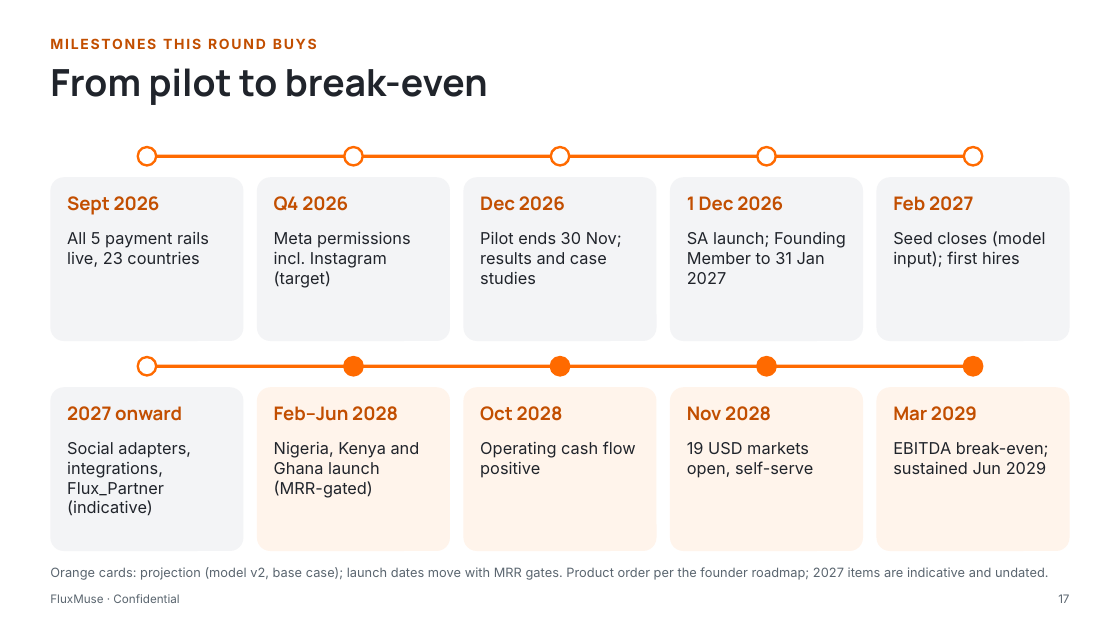
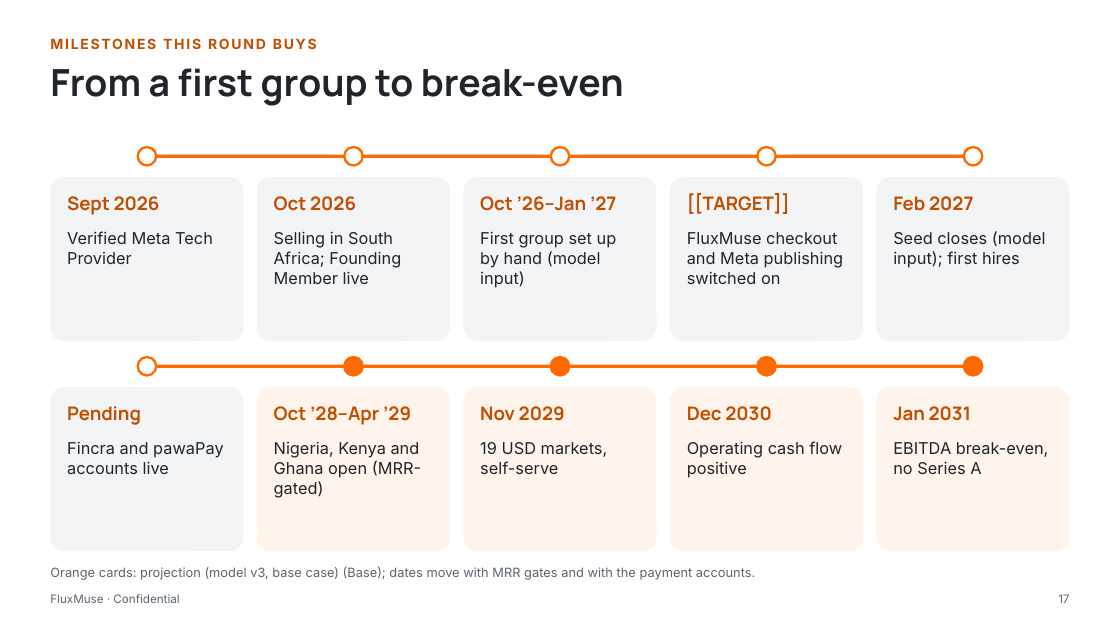
Before and after one commit to embizo/fluxmuse, a slide deck: slide 17 of docs/go-to-market/04_Investor_Pitch_Deck/FluxMuse_Investor_Pitch_Deck.pptx. Drawn at 1120x630 pixels with LibreOffice and Linux fonts; fonts in the diff are those of the drawing. Boxes give left, top, right and bottom in pixels: in the first picture for what was removed or moved away, otherwise in the second. Text is boxed around its words. In the diff, an @@ line names an element or a change of style, - is before the commit and + after.

```diff
--- a/docs/go-to-market/04_Investor_Pitch_Deck/FluxMuse_Investor_Pitch_Deck.pptx
+++ b/docs/go-to-market/04_Investor_Pitch_Deck/FluxMuse_Investor_Pitch_Deck.pptx
@@ text at <box>50,68,624,106</box>: text changed @@
-From pilot to break-even
+From a first group to break-even
@@ text at <box>274,196,356,211</box>: text changed @@
-Q4 2026
+Oct 2026
@@ text at <box>480,196,616,211</box>: text changed @@
-Dec 2026
+Oct ’26–Jan ’27
@@ text at <box>687,193,790,214</box>: text changed @@
-1 Dec 2026
+[[TARGET]]
@@ text at <box>67,231,213,264</box>: text changed @@
-All 5 payment rails live, 23 countries
+Verified Meta Tech Provider
@@ text at <box>274,232,401,284</box>: text changed @@
-Meta permissions incl. Instagram (target)
+Selling in South Africa; Founding Member live
@@ text at <box>480,232,617,288</box>: text changed @@
-Pilot ends 30 Nov; results and case studies
+First group set up by hand (model input)
@@ text at <box>687,232,844,284</box>: text changed @@
-SA launch; Founding Member to 31 Jan 2027
+FluxMuse checkout and Meta publishing switched on
@@ text at <box>67,406,141,425</box>: text changed @@
-2027 onward
+Pending
@@ text at <box>274,406,411,425</box>: text changed @@
-Feb–Jun 2028
+Oct ’28–Apr ’29
@@ text at <box>480,406,565,421</box>: text changed @@
-Oct 2028
+Nov 2029
@@ text at <box>687,406,771,421</box>: text changed @@
-Nov 2028
+Dec 2030
@@ text at <box>893,406,971,421</box>: text changed @@
-Mar 2029
+Jan 2031
@@ text at <box>67,442,224,474</box>: text changed @@
-Social adapters, integrations, Flux_Partner (indicative)
+Fincra and pawaPay accounts live
@@ text at <box>274,442,421,498</box>: text changed @@
-Nigeria, Kenya and Ghana launch (MRR-gated)
+Nigeria, Kenya and Ghana open (MRR-gated)
@@ text at <box>480,442,608,474</box>: text changed @@
-Operating cash flow positive
+19 USD markets, self-serve
@@ text at <box>687,441,842,478</box>: text changed @@
-19 USD markets open, self-serve
+Operating cash flow positive
@@ text at <box>893,442,1049,474</box>: text changed @@
-EBITDA break-even; sustained Jun 2029
+EBITDA break-even, no Series A
@@ text at <box>50,566,755,580</box>: text changed @@
-Orange cards: projection (model v2, base case); launch dates move with MRR gates. Product order per the founder roadmap; 2027 items are indicative and undated.
+Orange cards: projection (model v3, base case) (Base); dates move with MRR gates and with the payment accounts.
```
Also in this commit, not shown: 29 other slides changed, 15 other files.
